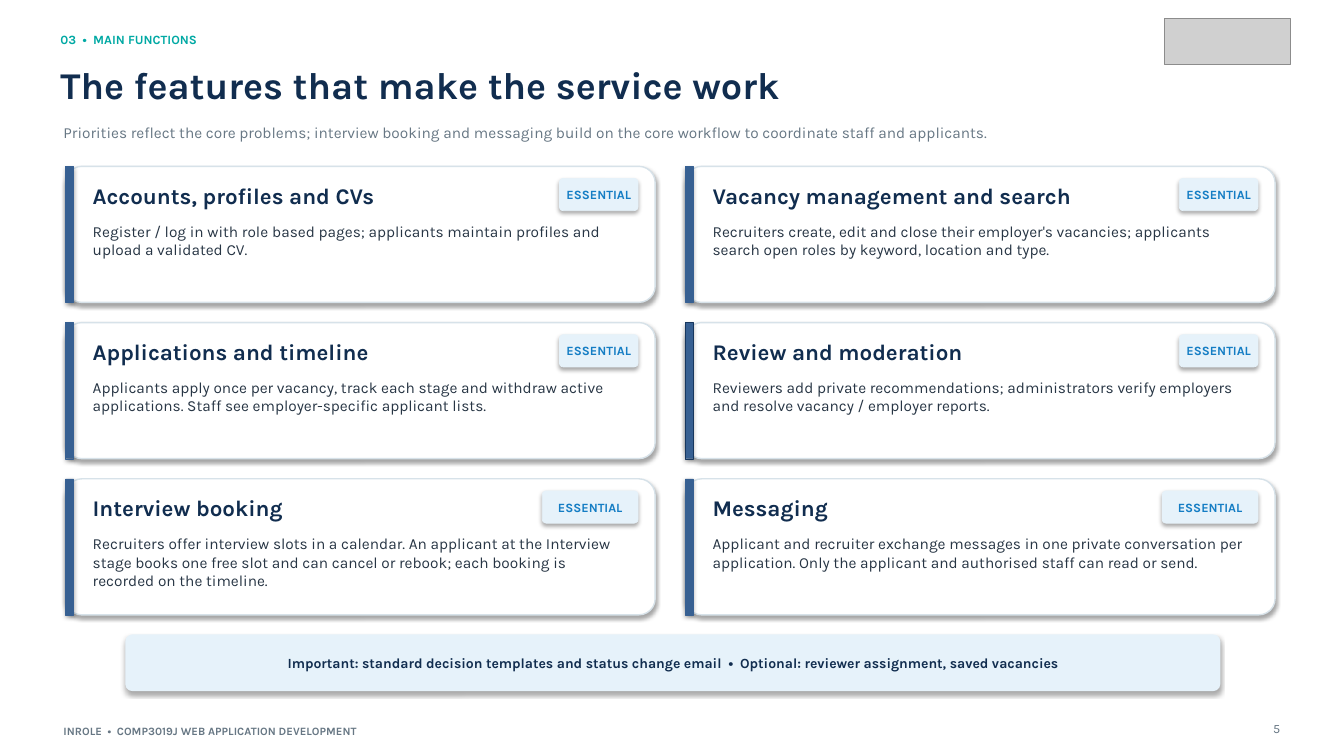
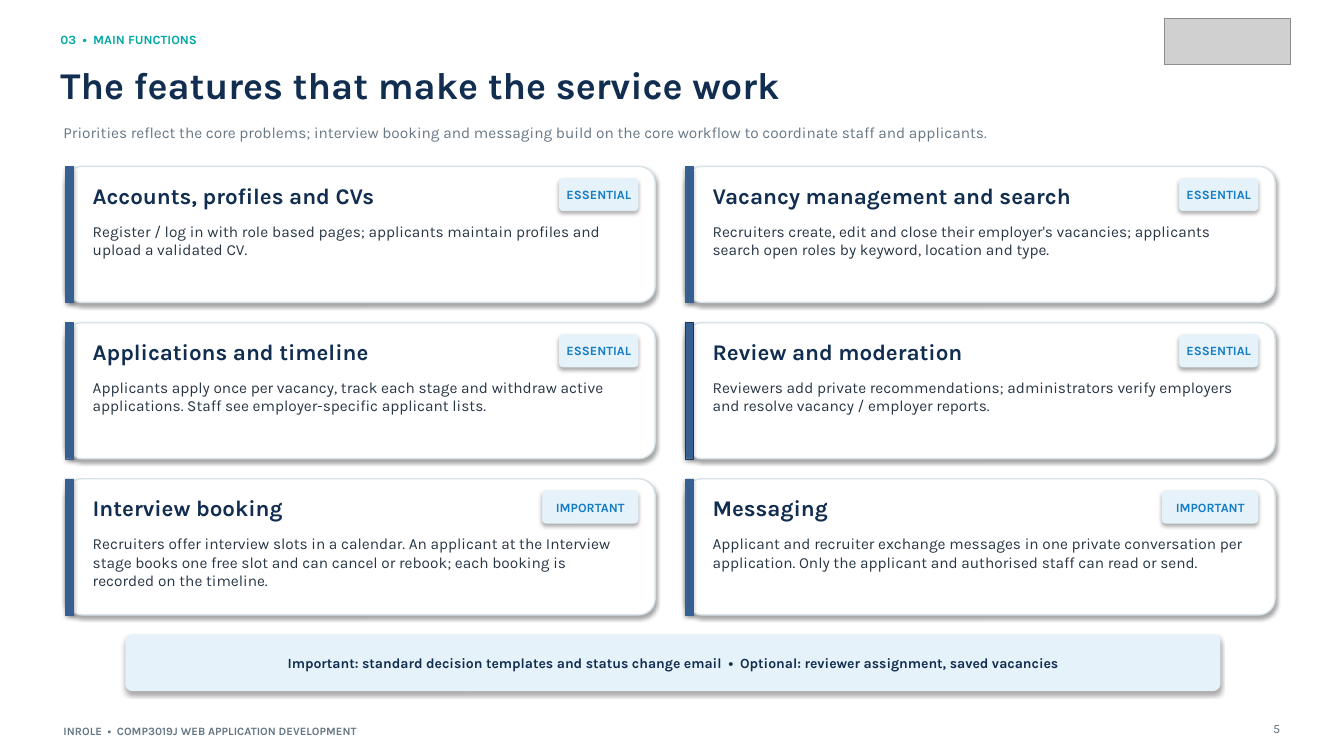
Before and after one commit to hmzayasin/Web-Dev-Project, a slide deck: slide 5 of InRole_Presentation.pptx. Drawn at 1344x756 pixels with LibreOffice and Linux fonts; fonts in the diff are those of the drawing; grey boxes stand for pictures. Boxes give left, top, right and bottom in pixels: in the first picture for what was removed or moved away, otherwise in the second. Text is boxed around its words. In the diff, an @@ line names an element or a change of style, - is before the commit and + after.

```diff
--- a/InRole_Presentation.pptx
+++ b/InRole_Presentation.pptx
@@ text at bbox=[556, 503, 625, 512]: text changed @@
-ESSENTIAL
+IMPORTANT
@@ text at bbox=[1176, 503, 1245, 512]: text changed @@
-ESSENTIAL
+IMPORTANT
```
Also in this commit, not shown: 2 other slides changed, 15 other files.
